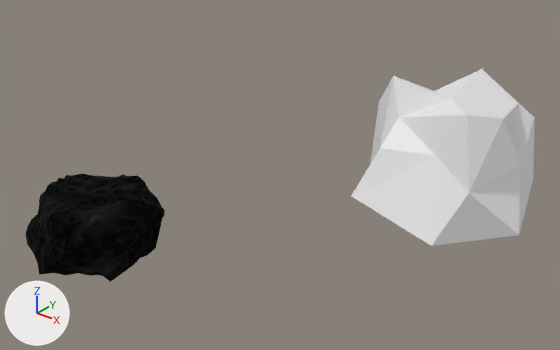
The Blender file assets/Placeholders/models/coal.blend, before and after one commit.
The view is the same before and after, from a 50 mm camera at (4.43, -3.28, 3.08) aimed at (0.98, 1.03, 0.41). Lighting does not change. The marker at lower left points along +X, +Y and +Z.

Names of what the first picture shows: 'Gem', 'Gem.001'.
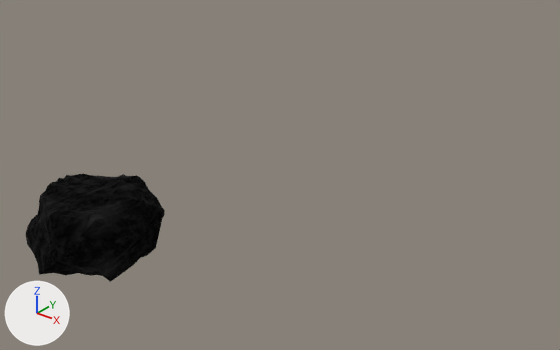
Boxes (x1, y1, x2, y2) around the edits, measured in the pictures (560 x 350 px):
'Gem.001', no longer drawn
    before: (351, 68, 535, 246)

The change, as a diff of the scene's bpy script:
```diff
--- a/assets/Placeholders/models/coal.blend.py
+++ b/assets/Placeholders/models/coal.blend.py
@@ me_gem_001 @@
 # used by ob_gem_001; location = (0.0, 0.0, 0.0)
-me_gem_001.from_pydata(...)  # 34 vertices, 49 faces; spans x 1.13..2.7, y 1.2..2.84, z -0.07..1.16
+me_gem_001.from_pydata(...)  # 0 vertices, 0 faces; spans empty
+# me_gem_001 part 1: the whole mesh is rebuilt
```
